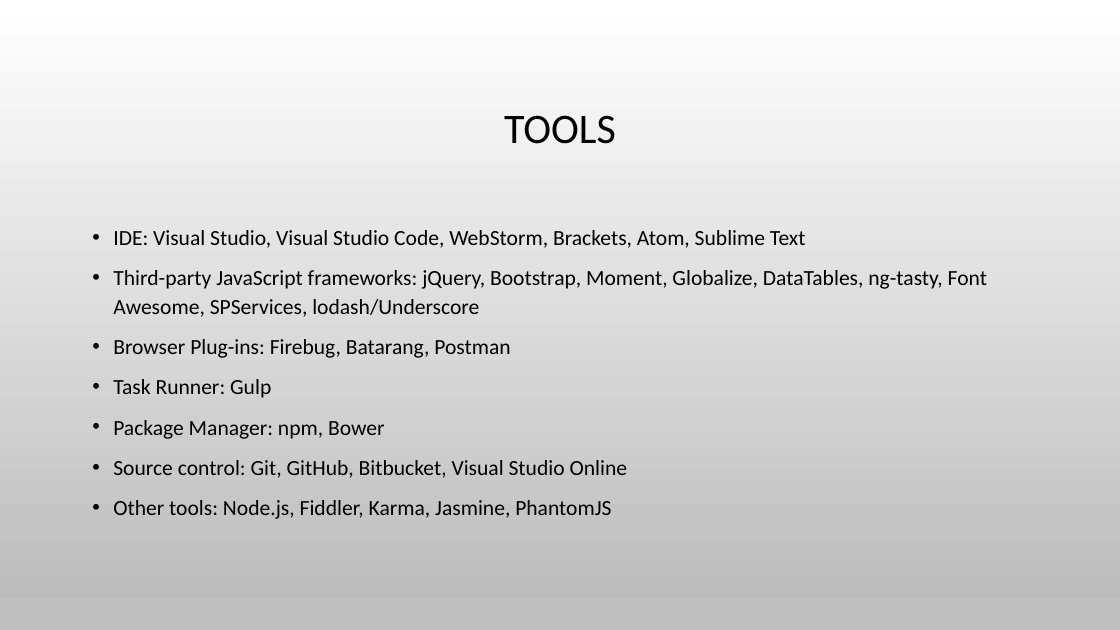
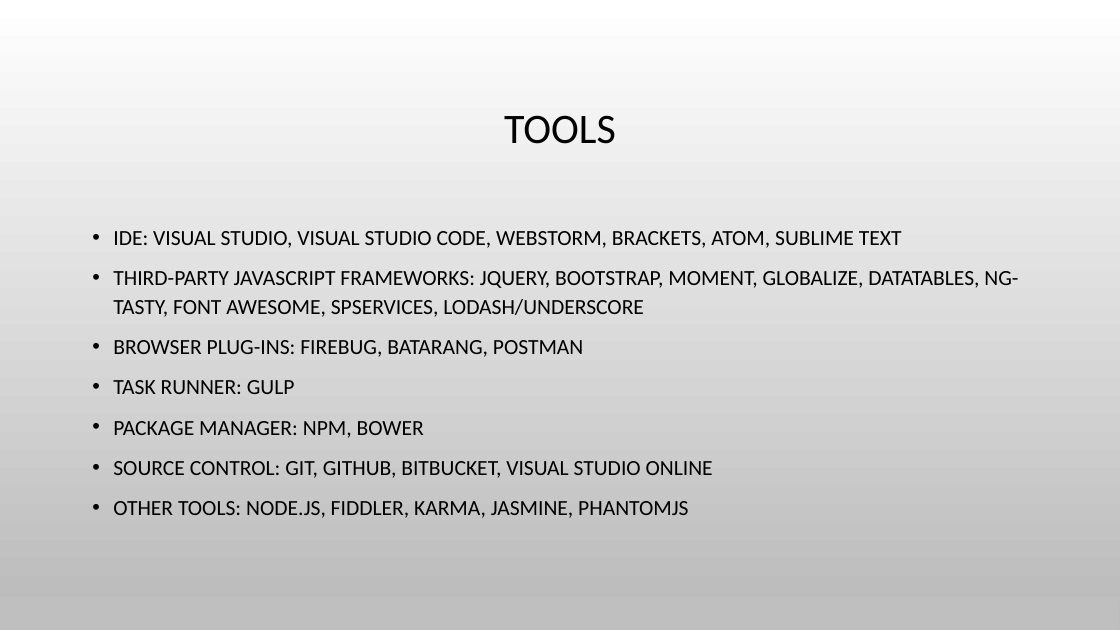
Before and after one commit to spietrek/spsnyc2015, a slide deck: slide 20 of Building SPAs in SharePoint Using AngularJS.pptx. Drawn at 1120x630 pixels with LibreOffice and Linux fonts; fonts in the diff are those of the drawing; background and template pictures are left out. Boxes give left, top, right and bottom in pixels: in the first picture for what was removed or moved away, otherwise in the second. Text is boxed around its words. In the diff, an @@ line names an element or a change of style, - is before the commit and + after.

```diff
--- a/Building SPAs in SharePoint Using AngularJS.pptx
+++ b/Building SPAs in SharePoint Using AngularJS.pptx
@@ text at box(113, 231, 1018, 518): text changed @@
-• IDE: Visual Studio, Visual Studio Code, WebStorm, Brackets, Atom, Sublime Text
-• Third-party JavaScript frameworks: jQuery, Bootstrap, Moment, Globalize, DataTables, ng-tasty, Font Awesome, SPServices, lodash/Underscore
-• Browser Plug-ins: Firebug, Batarang, Postman
-• Task Runner: Gulp
-• Package Manager: npm, Bower
-• Source control: Git, GitHub, Bitbucket, Visual Studio Online
-• Other tools: Node.js, Fiddler, Karma, Jasmine, PhantomJS
+• IDE: VISUAL STUDIO, VISUAL STUDIO CODE, WEBSTORM, BRACKETS, ATOM, SUBLIME TEXT
+• THIRD-PARTY JAVASCRIPT FRAMEWORKS: JQUERY, BOOTSTRAP, MOMENT, GLOBALIZE, DATATABLES, NG-TASTY, FONT AWESOME, SPSERVICES, LODASH/UNDERSCORE
+• BROWSER PLUG-INS: FIREBUG, BATARANG, POSTMAN
+• TASK RUNNER: GULP
+• PACKAGE MANAGER: NPM, BOWER
+• SOURCE CONTROL: GIT, GITHUB, BITBUCKET, VISUAL STUDIO ONLINE
+• OTHER TOOLS: NODE.JS, FIDDLER, KARMA, JASMINE, PHANTOMJS
```
Also in this commit, not shown: 11 other slides changed.
